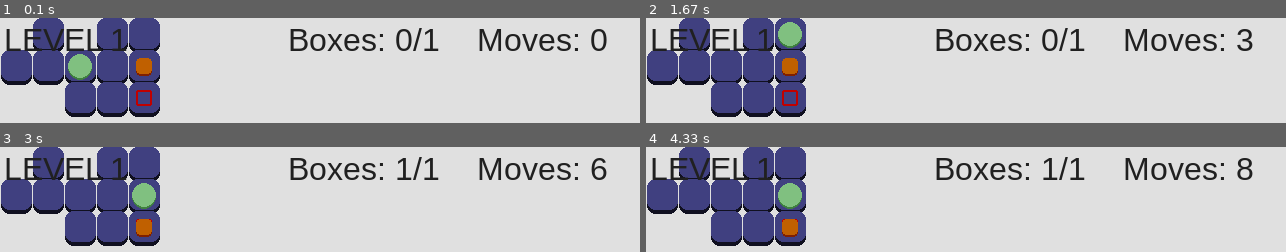
Above: before the commit, frames 1-4 (two rows, left to right).
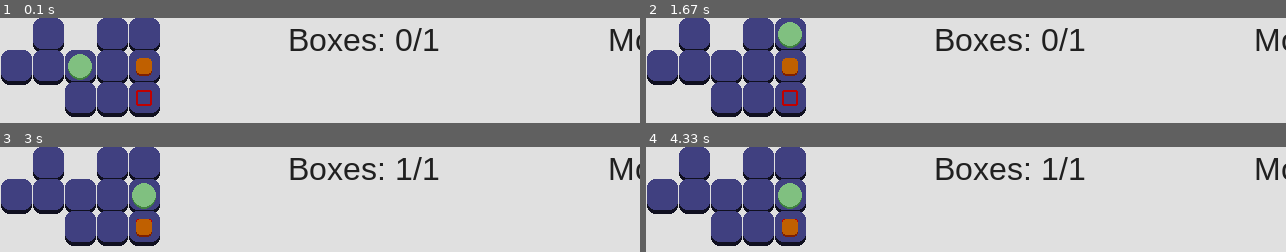
Above: after the commit, the same moments.

Repository: JasonNumberThirteen/pygameSokoban
Game: pygame game, started from sokoban.py
Same seed, same stepped clock (60 frames per second), same inputs: the game is played once before the commit and once after it.
Inputs:
- Up to frame 1 (0.1 s): no input
- Up to frame 2 (1.67 s): hold D 0.33-0.8 s; hold W 0.83-1.13 s; hold D 1.17-1.63 s
- Up to frame 3 (3 s): hold A 1.67-2.2 s; hold S 2.23-2.53 s; hold D from 2.57 s (still down)
- Up to frame 4 (4.33 s): release D at 3.2 s; hold A 3.63-4.1 s; hold D from 4.13 s (still down)

The runs differ from the first frame. In frame 1, 3.3% of the frame differs, in the area x 0-100%, y 10-32%; in frame 2, 3.3%; in frame 3, 3.3%; in frame 4, 3.3%.

Commit message:
Move UI class to the game manager

Diff:
--- a/game.py
+++ b/game.py
@@ -1,4 +1,3 @@
-import level
 import pygame
 import game_ui
 import constants
@@ -11,8 +10,8 @@
 
 		self.canvas = pygame.display.set_mode((width, height))
 		self.is_running = True
-		self.gm = game_manager.GameManager()
-		self.ui = game_ui.GameUI(self.gm.level.player.moves, self.gm.level)
+		self.ui = game_ui.GameUI()
+		self.gm = game_manager.GameManager(self.ui)
 
 		self.loop()
 		pygame.quit()
@@ -29,7 +28,7 @@
 			if event.type == pygame.QUIT:
 				self.is_running = False
 
-			self.gm.level.player.detect_input(event, self.gm.level, self.ui)
+			self.gm.level.player.detect_input(event, self.gm.level)
 
 	def update(self):
 		pass
--- a/game_manager.py
+++ b/game_manager.py
@@ -1,8 +1,18 @@
 import level
 
 class GameManager(object):
-	def __init__(self):
-		self.level = level.Level("level1.csv", 1)
+	def __init__(self, ui):
+		self.level = level.Level(self, "level1.csv", 1)
+		self.ui = ui
+
+		self.ui.update_moves_counter(self.level.player.moves)
+		self.ui.update_boxes_counter(self.level)
+
+	def on_player_move(self, player):
+		player.moves += 1
+
+		self.ui.update_moves_counter(player.moves)
+		self.ui.update_boxes_counter(self.level)
 
 	def completed_level(self):
 		return self.level.inserted_boxes() == len(self.level.boxes)
--- a/game_ui.py
+++ b/game_ui.py
@@ -2,15 +2,10 @@
 import constants
 
 class GameUI(object):
-	def __init__(self, moves, level):
-		self.level_counter = text.Text("LEVEL " + str(level.number), 4, 4, (32, 32, 32))
-		self.moves_counter = text.Text("Moves: " + str(moves), 4, 4, (32, 32, 32))
+	def __init__(self):
+		self.level_counter = text.Text("", 4, 4, (32, 32, 32))
+		self.moves_counter = text.Text("", 4, 4, (32, 32, 32))
 		self.boxes_counter = text.Text("", 4, 4, (32, 32, 32))
-
-		self.moves_counter.rect.right = constants.GAME_WIDTH - 32
-		self.boxes_counter.rect.right = constants.GAME_WIDTH // 2 - 32
-
-		self.update_boxes_counter(level)
 
 	def draw(self, surface):
 		self.level_counter.draw(surface)
@@ -20,5 +15,9 @@
 	def update_moves_counter(self, moves):
 		self.moves_counter.set_text("Moves: " + str(moves))
 
+		self.moves_counter.rect.right = constants.GAME_WIDTH - 32
+
 	def update_boxes_counter(self, level):
 		self.boxes_counter.set_text("Boxes: " + str(level.inserted_boxes()) + "/" + str(len(level.boxes)))
+
+		self.boxes_counter.rect.right = constants.GAME_WIDTH // 2 - 32
--- a/level.py
+++ b/level.py
@@ -1,14 +1,14 @@
 import level_builder
 
 class Level(object):
-	def __init__(self, data, number):
+	def __init__(self, gm, data, number):
 		lb = level_builder.LevelBuilder(data)
 
 		self.number = number
 		self.tiles = lb.detected_tiles()
 		self.boxes_slots = lb.detected_boxes_slots()
 		self.boxes = lb.detected_boxes()
-		self.player = lb.detected_player()
+		self.player = lb.detected_player(gm)
 
 	def draw(self, surface):
 		for t in self.tiles:
--- a/level_builder.py
+++ b/level_builder.py
@@ -47,10 +47,10 @@
 
 		return boxes
 
-	def detected_player(self):
+	def detected_player(self, gm):
 		for y in range(0, len(self.data)):
 			for x in range(0, len(self.data[y])):
 				if int(self.data[y][x]) == 4:
-					return player.Player(x, y)
+					return player.Player(gm, x, y)
 
 		return None
--- a/player.py
+++ b/player.py
@@ -2,37 +2,30 @@
 import constants
 
 class Player(object):
-	def __init__(self, x, y):
+	def __init__(self, gm, x, y):
+		self.gm = gm
 		self.x = x
 		self.y = y
 		self.moves = 0
 
-	def detect_input(self, event, level, ui):
+	def detect_input(self, event, level):
 		if event.type == pygame.KEYDOWN:
 			if self.can_move_up(event, level):
 				self.y -= 1
-				self.moves += 1
 
-				ui.update_moves_counter(self.moves)
-				ui.update_boxes_counter(level)
+				self.gm.on_player_move(self)
 			elif self.can_move_down(event, level):
 				self.y += 1
-				self.moves += 1
 
-				ui.update_moves_counter(self.moves)
-				ui.update_boxes_counter(level)
+				self.gm.on_player_move(self)
 			elif self.can_move_left(event, level):
 				self.x -= 1
-				self.moves += 1
 
-				ui.update_moves_counter(self.moves)
-				ui.update_boxes_counter(level)
+				self.gm.on_player_move(self)
 			elif self.can_move_right(event, level):
 				self.x += 1
-				self.moves += 1
 
-				ui.update_moves_counter(self.moves)
-				ui.update_boxes_counter(level)
+				self.gm.on_player_move(self)
 
 	def can_move_up(self, event, level):
 		return self.can_move_to(level, 0, -1) and self.pressed_key(event, "w")
--- a/text.py
+++ b/text.py
@@ -14,6 +14,7 @@
 	def set_text(self, text):
 		self.render = self.font.render(text, True, self.color)
 
+
 	def set_position(self, x, y):
 		self.rect.x = x
 		self.rect.y = y
